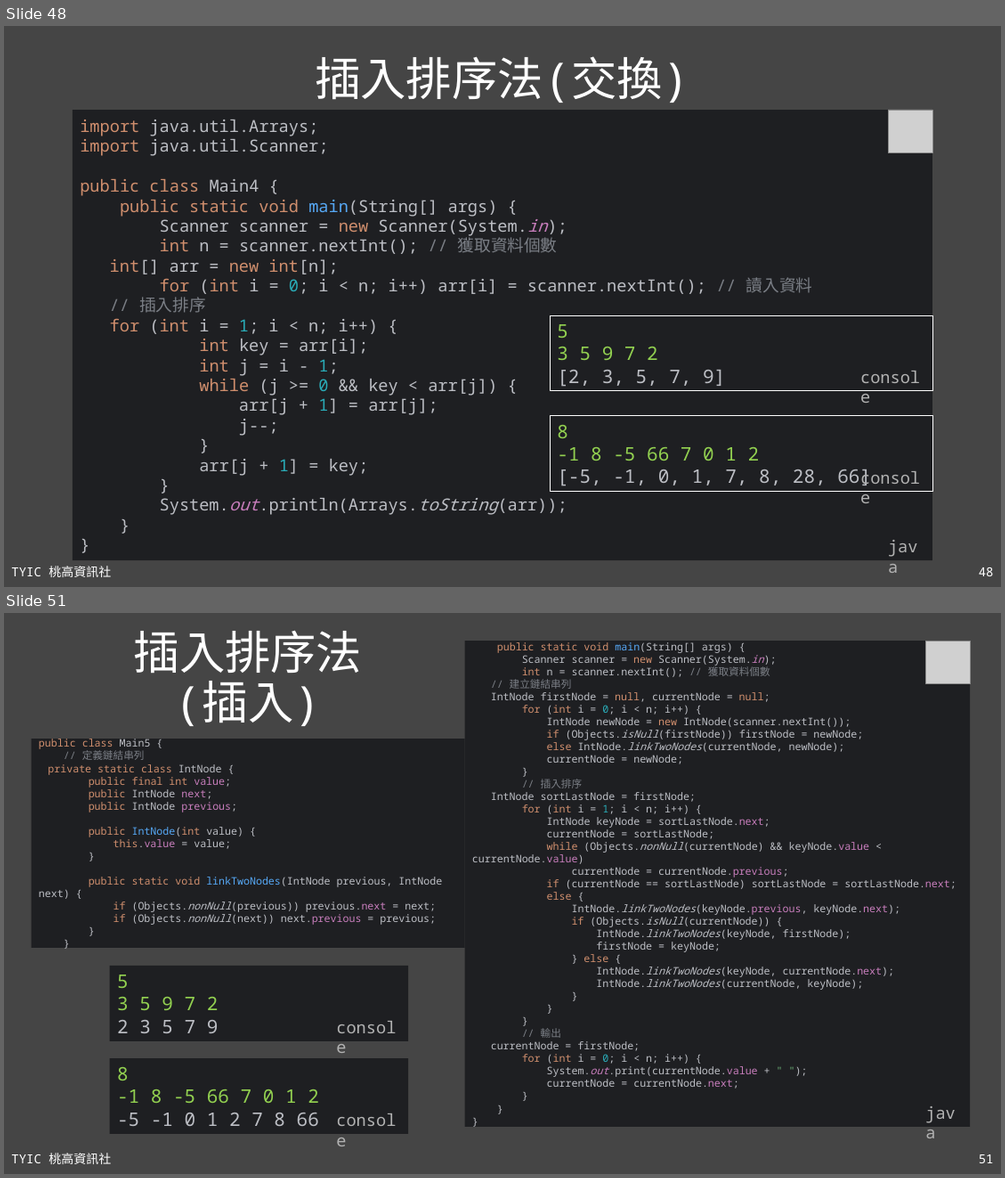
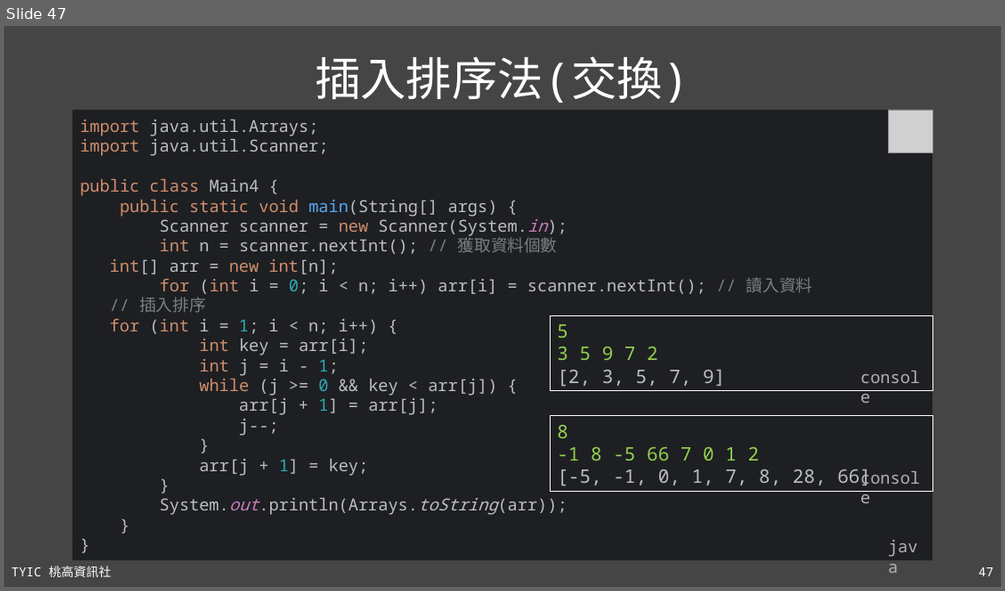
Before and after one commit to TYSHIC/slides, a slide deck: ppt/20_基礎資料結構與演算法.pptx. Shown one above the other, each under a label of ours: slides 48 and 51 before the commit, slide 47 after it; the slides between them are not shown. The pictures are 1005x1178 and 1005x591 pixels, drawn with LibreOffice and Linux fonts; fonts in the diff are those of the drawing; grey boxes stand for pictures. Boxes give left, top, right and bottom in pixels: in the first picture for what was removed or moved away, otherwise in the second. Text is boxed around its words. In the diff, an @@ line names an element or a change of style, - is before the commit and + after.

```diff
--- a/ppt/20_基礎資料結構與演算法.pptx
+++ b/ppt/20_基礎資料結構與演算法.pptx
@@ slide 51 removed at (x1=4, y1=613, x2=1001, y2=1174), background #454545; not listed: 2 template elements that a slide beside it also shows @@
@@ title removed at (x1=134, y1=630, x2=363, y2=726) @@
-插入排序法
-(插入)
@@ group removed at (x1=31, y1=641, x2=971, y2=1127): 2 rectangles, 1 text, 1 picture @@
-public static void main(String[] args) {
-Scanner scanner = new Scanner(System.in);
-int n = scanner.nextInt(); // 獲取資料個數
-// 建立鏈結串列
-IntNode firstNode = null, currentNode = null;
-for (int i = 0; i < n; i++) {
-IntNode newNode = new IntNode(scanner.nextInt());
-if (Objects.isNull(firstNode)) firstNode = newNode;
-else IntNode.linkTwoNodes(currentNode, newNode);
-currentNode = newNode;
-}
-// 插入排序
-IntNode sortLastNode = firstNode;
-for (int i = 1; i < n; i++) {
-IntNode keyNode = sortLastNode.next;
-currentNode = sortLastNode;
-while (Objects.nonNull(currentNode) && keyNode.value < currentNode.value)
-currentNode = currentNode.previous;
-if (currentNode == sortLastNode) sortLastNode = sortLastNode.next;
-else {
-IntNode.linkTwoNodes(keyNode.previous, keyNode.next);
-if (Objects.isNull(currentNode)) {
-IntNode.linkTwoNodes(keyNode, firstNode);
-firstNode = keyNode;
-} else {
-IntNode.linkTwoNodes(keyNode, currentNode.next);
-IntNode.linkTwoNodes(currentNode, keyNode);
-}
-}
-}
-// 輸出
-currentNode = firstNode;
-for (int i = 0; i < n; i++) {
-System.out.print(currentNode.value + " ");
-currentNode = currentNode.next;
-}
-}
-}
-public class Main5 {
-// 定義鏈結串列
-private static class IntNode {
-public final int value;
-public IntNode next;
-public IntNode previous;
-public IntNode(int value) {
-this.value = value;
-}
-public static void linkTwoNodes(IntNode previous, IntNode next) {
-if (Objects.nonNull(previous)) previous.next = next;
-if (Objects.nonNull(next)) next.previous = previous;
-}
-}
-java
@@ rectangle removed at (x1=109, y1=965, x2=409, y2=1041) @@
-5
-3 5 9 7 2
-2 3 5 7 9
@@ text removed at (x1=329, y1=1013, x2=409, y2=1041) @@
-console
@@ rectangle removed at (x1=109, y1=1058, x2=409, y2=1134) @@
-8
--1 8 -5 66 7 0 1 2
--5 -1 0 1 2 7 8 66
@@ text removed at (x1=329, y1=1106, x2=409, y2=1134) @@
-console
@@ what was slide 48 is now slide 47 @@
@@ page number at (x1=979, y1=567, x2=994, y2=576): text changed @@
-48
+47
```
Also in this commit, not shown: 1 slide changed, 3 other slides removed, 3 other files.
